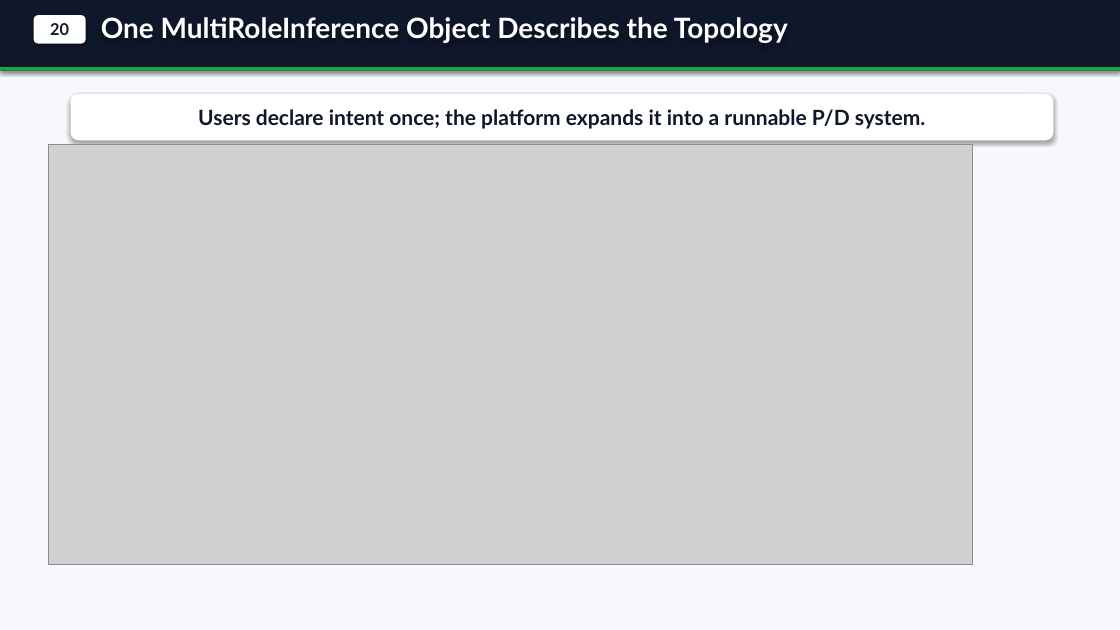
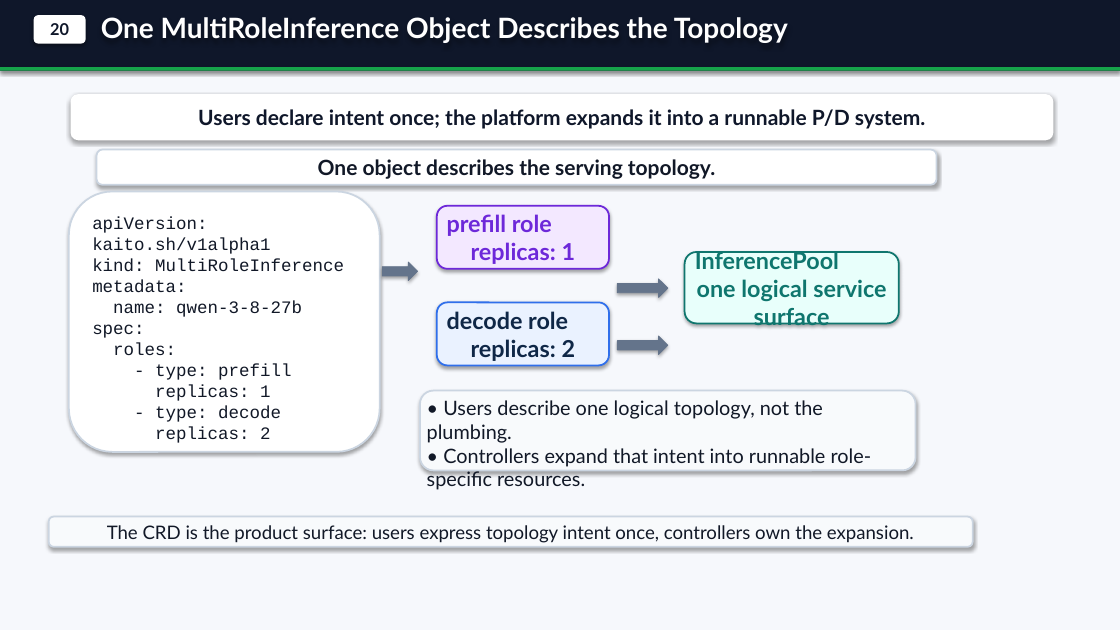
Before and after one commit to andyzhangx/demo, a slide deck: slide 5 of llm/kaito-llm-d-pd-slides.pptx. Drawn at 1120x630 pixels with LibreOffice and Linux fonts; fonts in the diff are those of the drawing; grey boxes stand for pictures. Boxes give left, top, right and bottom in pixels: in the first picture for what was removed or moved away, otherwise in the second. Text is boxed around its words. In the diff, an @@ line names an element or a change of style, - is before the commit and + after.

```diff
--- a/llm/kaito-llm-d-pd-slides.pptx
+++ b/llm/kaito-llm-d-pd-slides.pptx
@@ picture removed at [49,145,973,565] @@
@@ rounded rectangle added at [97,150,937,185], fill #FFFFFF, outline #CBD5E1 1.5 pt, 18 pt, text #111827, bold @@
+One object describes the serving topology.
@@ rounded rectangle added at [69,192,380,452], fill #FFFFFF, outline #CBD5E1 1.5 pt @@
@@ rounded rectangle added at [437,206,609,269], fill #F3E8FF, outline #6D28D9 1.5 pt, 20 pt, text #6D28D9, bold @@
+prefill role
+replicas: 1
@@ text added at [92,217,344,443], 15 pt, text #111827 @@
+apiVersion: kaito.sh/v1alpha1
+kind: MultiRoleInference
+metadata:
+name: qwen-3-8-27b
+spec:
+roles:
+- type: prefill
+replicas: 1
+- type: decode
+replicas: 2
@@ right arrow added at [382,262,418,281], fill #64748B, outline #64748B 0.75 pt @@
@@ rounded rectangle added at [685,252,899,323], fill #E8FFFB, outline #0F766E 1.5 pt, 20 pt, text #0F766E, bold @@
+InferencePool
+one logical service surface
@@ right arrow added at [618,279,668,297], fill #64748B, outline #64748B 0.75 pt @@
@@ rounded rectangle added at [437,302,609,365], fill #EAF2FF, outline #2F6FEB 1.5 pt, 20 pt, text #0F2747, bold @@
+decode role
+replicas: 2
@@ right arrow added at [618,336,668,355], fill #64748B, outline #64748B 0.75 pt @@
@@ rounded rectangle added at [420,391,916,471], fill #F8FAFC, outline #CBD5E1 1.5 pt @@
@@ text added at [427,400,872,490], 17 pt, text #111827 @@
+• Users describe one logical topology, not the plumbing.
+• Controllers expand that intent into runnable role-specific resources.
@@ rounded rectangle added at [49,517,973,547], fill #F8FAFC, outline #CBD5E1 1.5 pt, 16 pt, text #111827 @@
+The CRD is the product surface: users express topology intent once, controllers own the expansion.
```
Also in this commit, not shown: 7 other slides changed.
